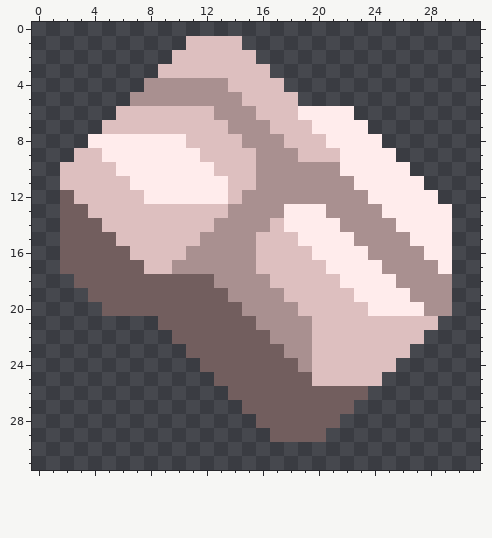
One commit to this pixel-art sprite: sprites/items/b2-phosphorus.png. The picture above was drawn from the file before the commit.
The file is 32x32 pixels.
The result:
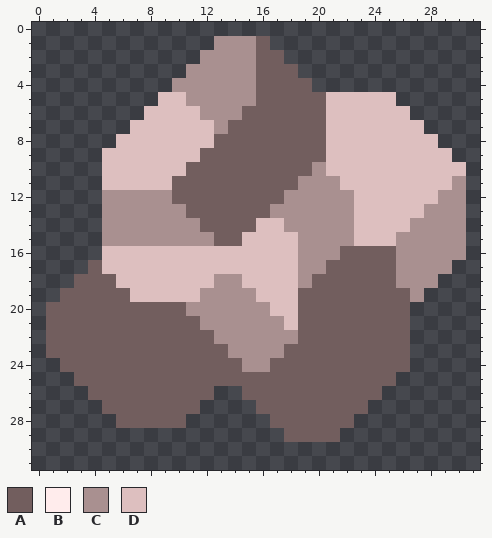
Palette (. is transparent): A #725e5e  B #ffecec  C #a99090  D #ddbfbf
Change:
Changed rows in their new state; - is an unchanged pixel.
first column x 1:
 1 ----------..CCCA--------------
 2 ---------..CCCCAA-------------
 3 --------..CCCCCAAA------------
 4 -------..----CCAAAA-----------
 5 ------..DD----CAAAAADDDDD-----
 6 -----..----C--AAAAAADDDDDD----
 7 ----..------CAAAAAAADDDDDDD---
 8 ---..DDDDD--AAAAAAAADDDDDDDD--
 9 --..DDDDDDDAAAAAAAAA-DDDDDDDD-
10 -...-DDDDDAAAAAAAAA-DDDDDDDDDD
11 -...--DDDAAAAAAAAA---DDDDDDDDC
12 -...CCCCCAAAAAAAA-----DDDDDDCC
13 -...CCCCCCAAAAAA-CCC--DDDDDCCC
14 -...CCCCCCCAAAAD-CCCC-DDDDCCCC
15 -...CCCCCCC-AAD---CCCCDDD-CCCC
16 -...DD----DDDDD---CCCAAAA--CCC
17 -..-DDD--DDDDDD---CCAAAAA---C-
18 -----DDDDDDD--DD--CAAAAAA---.-
19 -AA---DDDDDCC--DD-AAAAAAAA-..-
20 AAAA------CCCC--DDAAAAAAAA...-
21 AAAAAAAA---CCCC--DAAAAAAAA..--
22 AAAAAAAAA---CCCC--AAAAAAAA.---
23 AAAAAAAAAA---CCCCAAAAAAAAA----
24 -AAAAAAAAAA---CC--AAAAAAAA----
25 --AAAAAAAAAA-------AAAAAA-----
26 ---AAAAAAAAA-.---------A------
27 ----AAAAAAA---.-------A-------
28 -----AAAAA-----.-----A--------
29 ----------------.---A---------
Where, in picture pixels (left, top, right, bottom), the same in both pictures:
changed: (46, 36, 466, 442)
